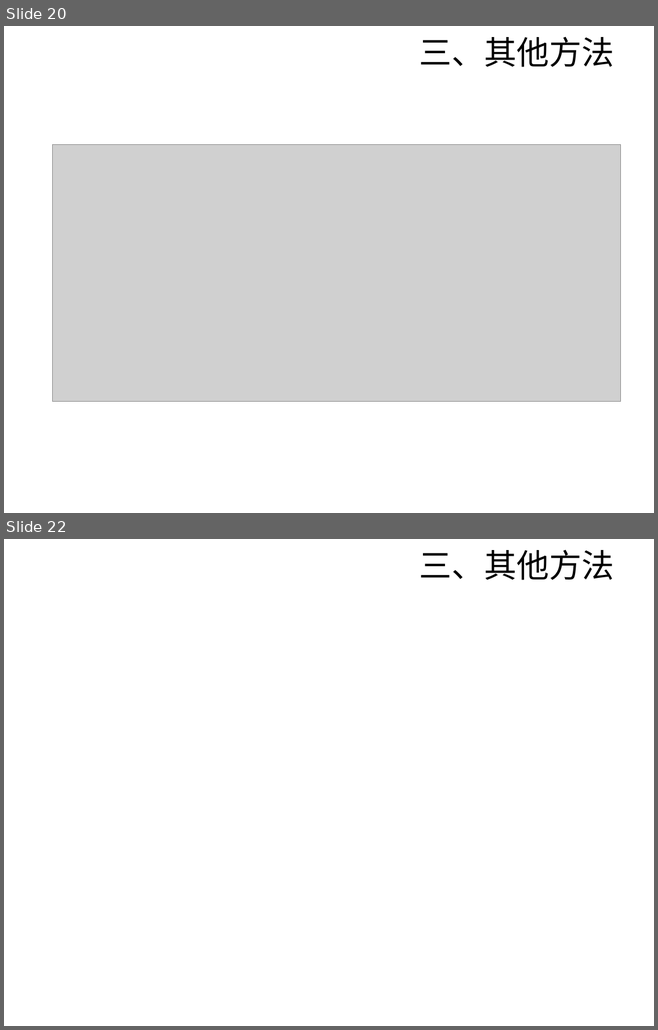
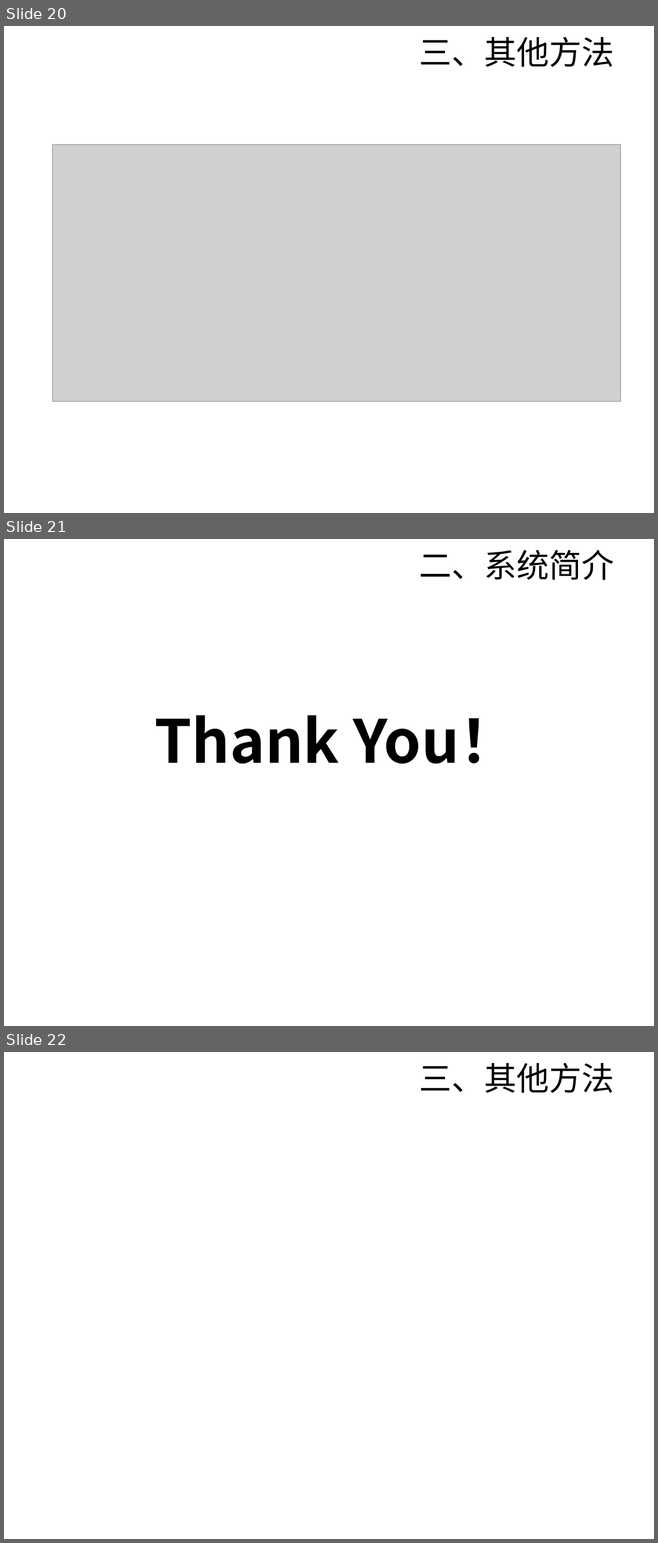
Before and after one commit to sunyisgithub/Git, a slide deck: 文献查找方法.ppt. Shown one above the other, each under a label of ours: slides 20 and 22 before the commit, slides 20, 21 and 22 after it; the slides between them are not shown. The pictures are 658x1030 and 658x1543 pixels, drawn with LibreOffice and Linux fonts; fonts in the diff are those of the drawing; grey boxes stand for pictures; background and template pictures are left out. Boxes give left, top, right and bottom in pixels: in the first picture for what was removed or moved away, otherwise in the second. Text is boxed around its words. In the diff, an @@ line names an element or a change of style, - is before the commit and + after.

```diff
--- a/文献查找方法.ppt
+++ b/文献查找方法.ppt
@@ slide 21 added at (4,539,654,1026), background picture (left out) @@
@@ text added at (419,550,614,580), 36 pt, text #000000 @@
+二、系统简介
@@ text added at (155,715,518,764), 66 pt, text #000000, bold @@
+Thank You！
```
Also in this commit, not shown: 3 slides changed, 2 slides removed, 1 other file.
